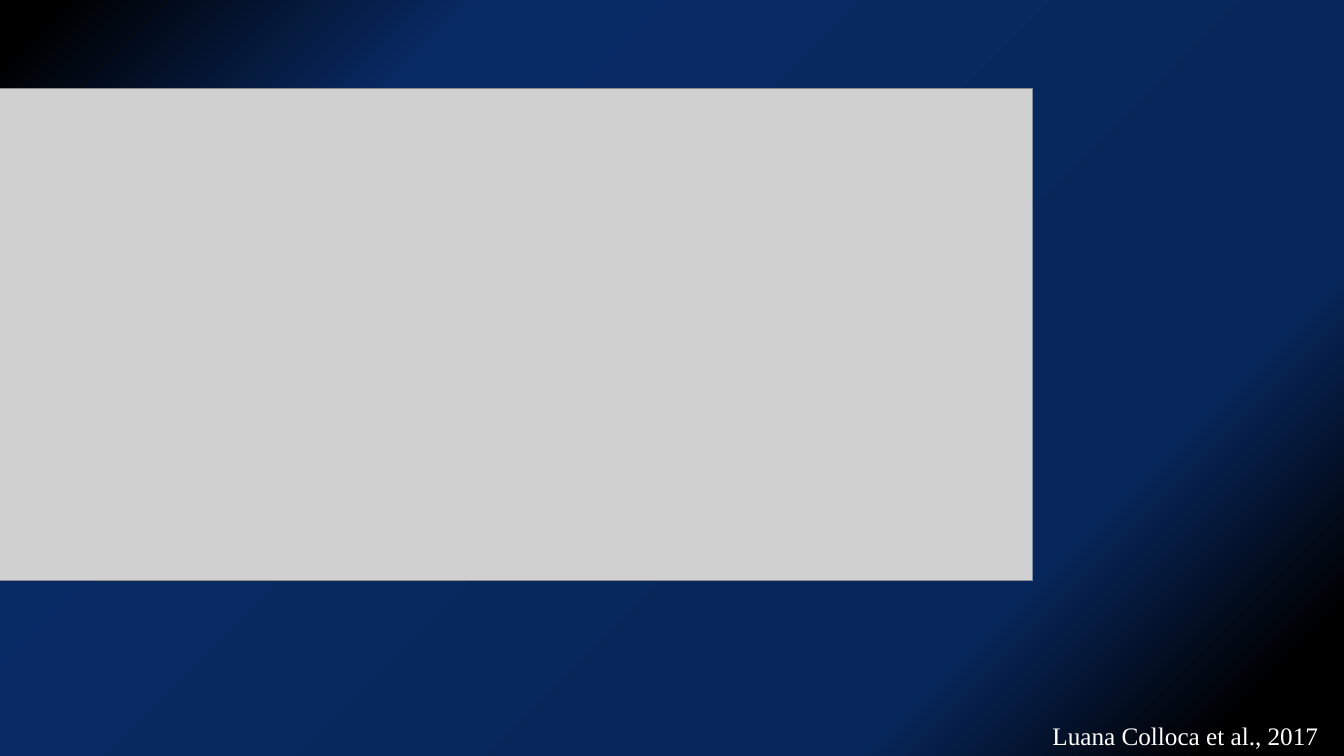
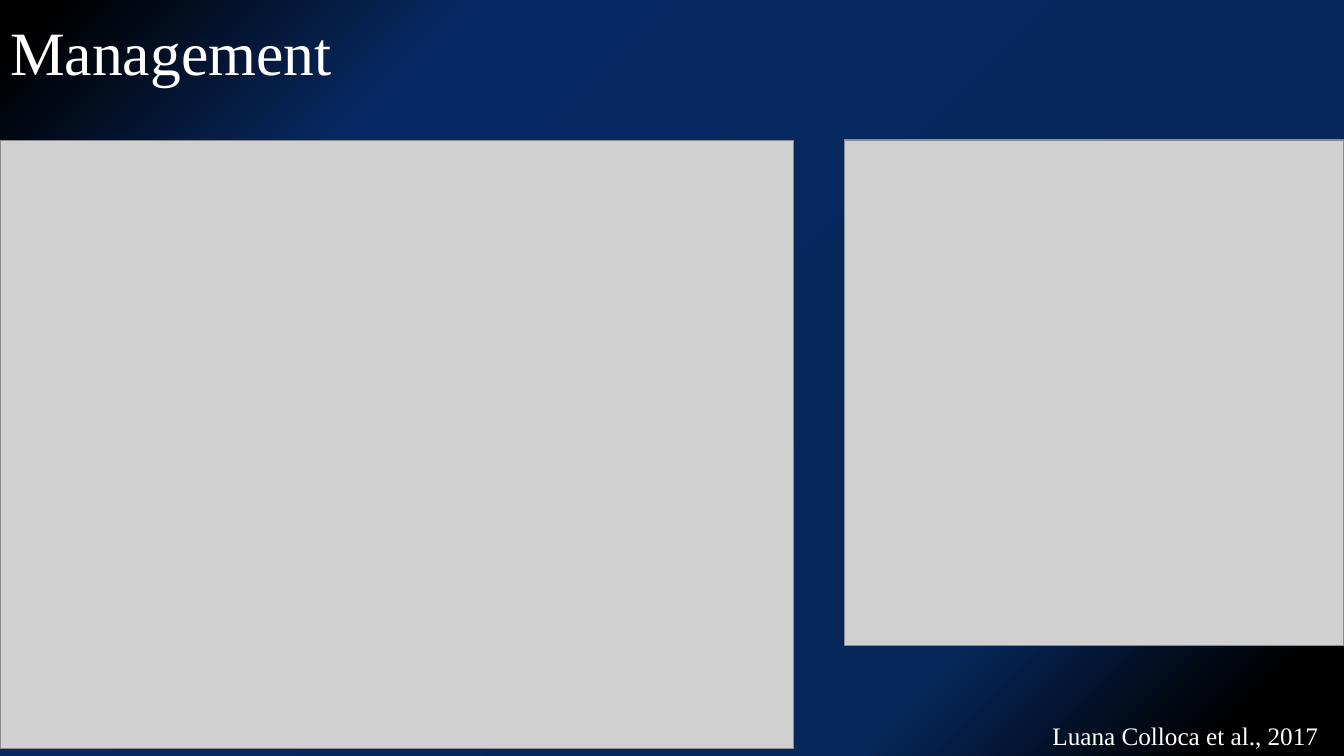
Before and after one commit to kjfdf/lecture, a slide deck: slide 13 of 2021.12 개원의연수강좌-neuropathic pain.pptx (slide 8 before the commit). Drawn at 1344x756 pixels with LibreOffice and Linux fonts; fonts in the diff are those of the drawing; grey boxes stand for pictures. Boxes give left, top, right and bottom in pixels: in the first picture for what was removed or moved away, otherwise in the second. Text is boxed around its words. In the diff, an @@ line names an element or a change of style, - is before the commit and + after.

```diff
--- a/2021.12 개원의연수강좌-neuropathic pain.pptx
+++ b/2021.12 개원의연수강좌-neuropathic pain.pptx
@@ title added at (10, 27, 331, 87), 44 pt, text #FFFFFF @@
+Management
@@ picture: place and size @@
-picture at (0, 89, 1032, 581)
+picture at (0, 140, 793, 749)
@@ picture added at (845, 140, 1344, 646) @@
```
Also in this commit, not shown: 7 other slides changed, 4 slides added, 1 slide removed.
